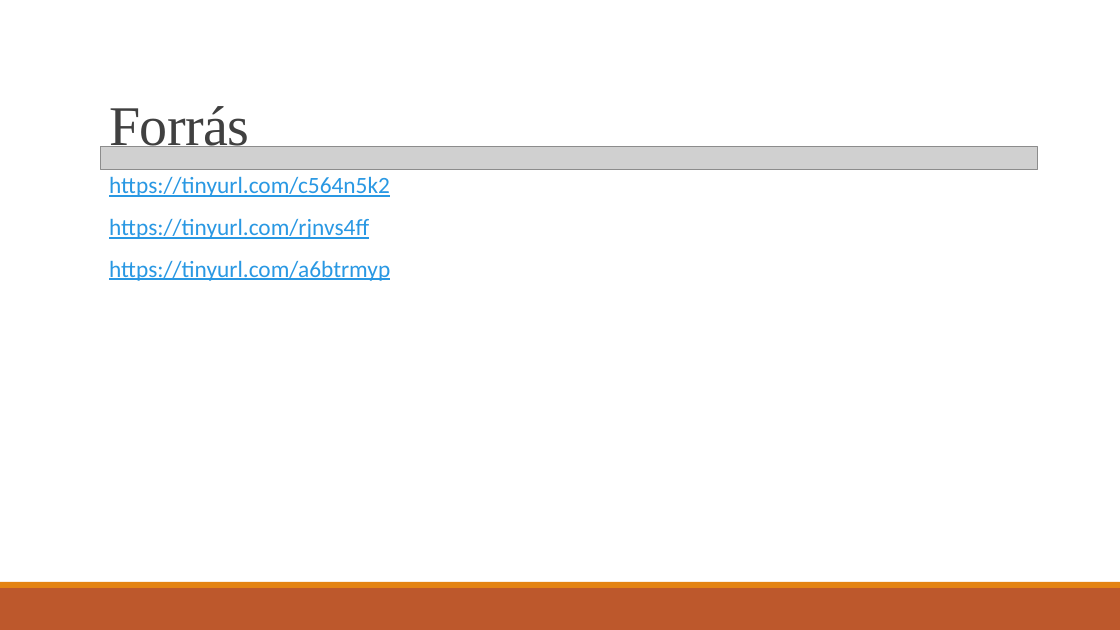
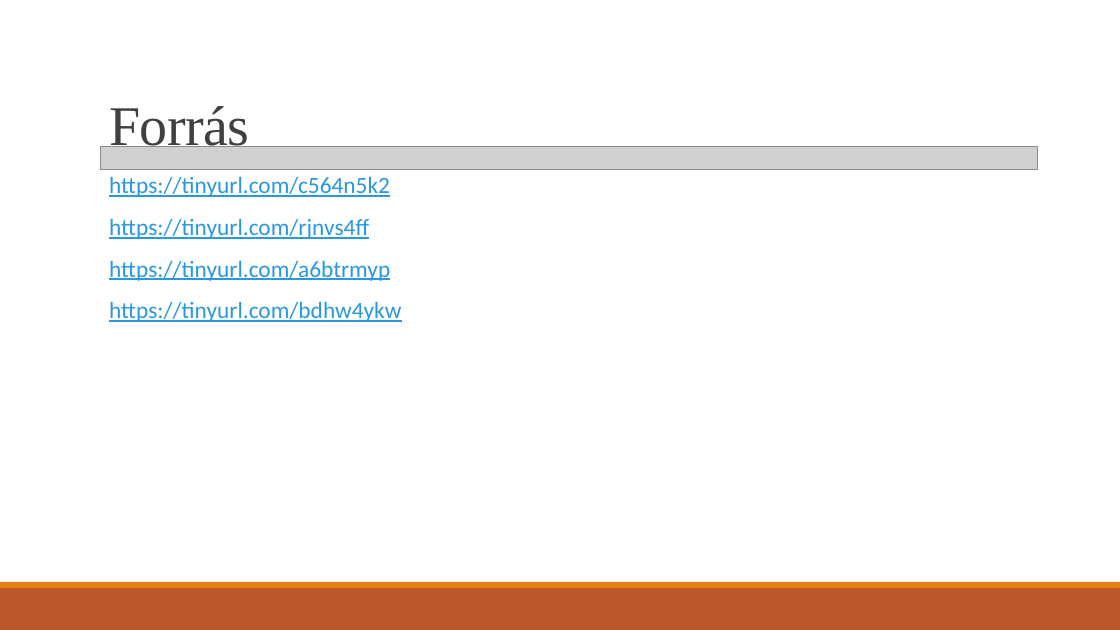
Before and after one commit to vargajanos/Paprika, a slide deck: slide 11 of Beadandó VJ.pptx (slide 9 before the commit). Drawn at 1120x630 pixels with LibreOffice and Linux fonts; fonts in the diff are those of the drawing; grey boxes stand for pictures. Boxes give left, top, right and bottom in pixels: in the first picture for what was removed or moved away, otherwise in the second. Text is boxed around its words. In the diff, an @@ line names an element or a change of style, - is before the commit and + after.

```diff
--- a/Beadandó VJ.pptx
+++ b/Beadandó VJ.pptx
@@ text at [109, 301, 401, 322]: paragraph added @@
+  https://tinyurl.com/bdhw4ykw
```
Also in this commit, not shown: 4 other slides changed, 2 slides added.
